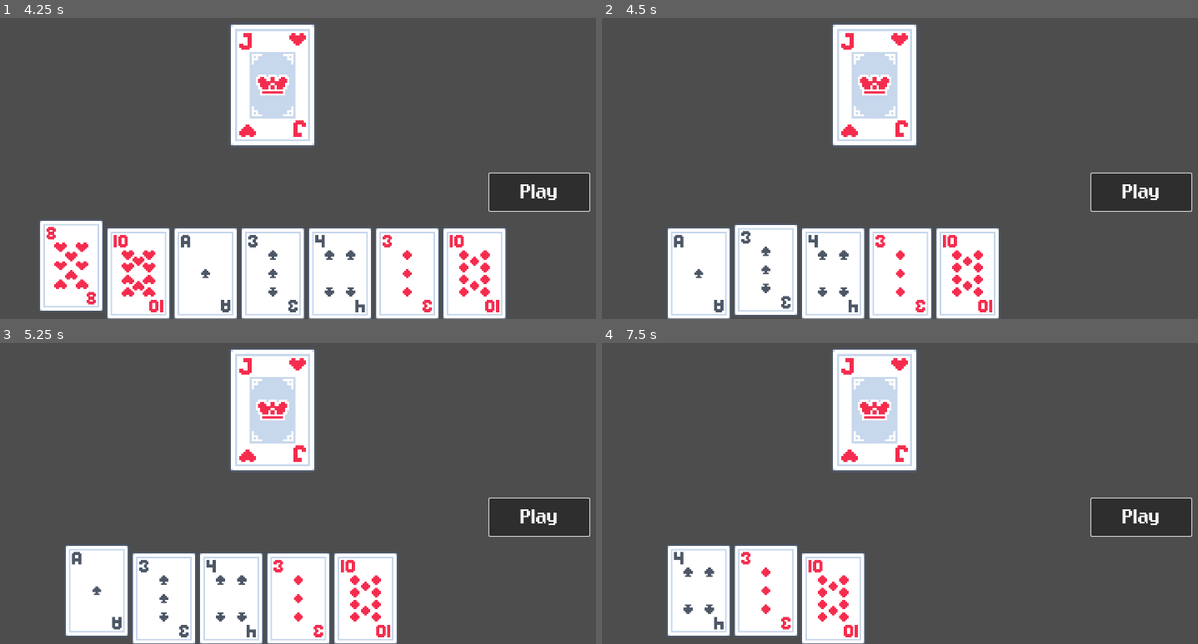
Above: before the commit, frames 1-4 (two rows, left to right).
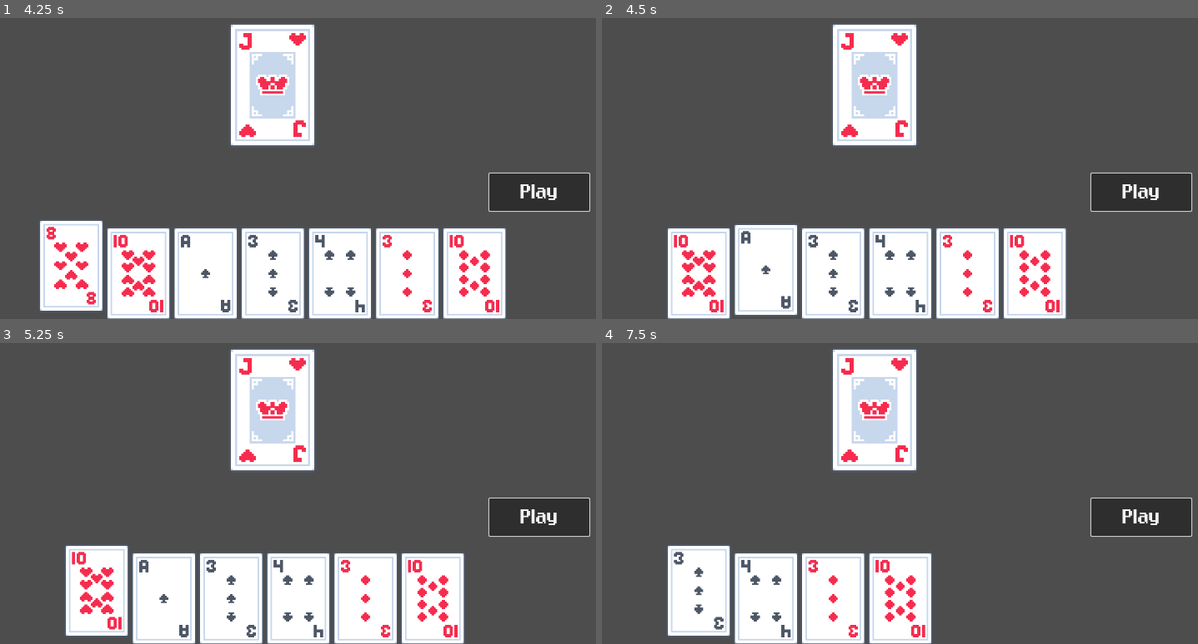
Above: after the commit, the same moments.

Repository: austintian03/regicide-clone
Game: Godot game, scene res://scenes/game.tscn
The game is run twice, just before and just after one commit, with the same random seed, the same clock (stepped at 60 frames per second) and the same inputs.
Inputs (mouse positions are in pixels of both pictures, inside the frame that each line leads up to):
- Up to frame 1 (4.25 s): click "Play" at 0.5 s; click "Play" at 1.25 s; click "Play" at 2 s; tap Enter at 2.75 s; move the mouse to (35, 273) at 2.77 s; press the mouse at (35, 273) at 2.78 s; tap Space at 3.5 s; move the mouse to (71, 273) at 3.52 s; release the mouse at (71, 273) at 3.53 s; right-click (71, 273) at 3.6 s; click (71, 273) at 3.67 s
- Up to frame 2 (4.5 s): tap Enter at 4.25 s; move the mouse to (739, 273) at 4.27 s; press the mouse at (739, 273) at 4.28 s
- Up to frame 3 (5.25 s): tap Space at 5 s; move the mouse to (95, 598) at 5.02 s; release the mouse at (95, 598) at 5.03 s; right-click (95, 598) at 5.1 s; click (95, 598) at 5.17 s
- Up to frame 4 (7.5 s): tap Enter at 5.75 s; move the mouse to (768, 598) at 5.77 s; press the mouse at (768, 598) at 5.78 s; tap Space at 6.5 s; move the mouse to (697, 598) at 6.52 s; release the mouse at (697, 598) at 6.53 s; right-click (697, 598) at 6.6 s; click (697, 598) at 6.67 s; move the mouse to (768, 598) at 7.27 s; press the mouse at (768, 598) at 7.28 s

Frame 1 is identical in both runs. In frame 2, 5.3% of the frame differs, in the area x 12-79%, y 69-100%; in frame 3, 5.4%; in frame 4, 5.3%.

Commit message:
Revert back to using Array[int] member var for selected card ranks instead of Array.map()

Diff:
--- a/scripts/hand_ui.gd
+++ b/scripts/hand_ui.gd
@@ -2,6 +2,7 @@
 extends HBoxContainer
 
 var card_ui_scene = preload("res://scenes/card_ui.tscn")
+var selected_card_ranks: Array[int] = []
 
 func add_and_sort_card(card_resource: CardResource) -> void:
 	"Adds and sorts the hand of CardUI children as elements are added each time. Sort order based on CardResource suit and rank."
@@ -38,12 +39,13 @@
 func _on_card_selected(card_child: CardUI, select_status: String) -> void:
 	if select_status == "select":
 		card_child.add_to_group("Selected Cards")
+		selected_card_ranks.append(card_child.card.rank)
 	elif select_status == "unselect":
 		card_child.remove_from_group("Selected Cards")
+		selected_card_ranks.erase(card_child.card.rank)
 
 	# use SceneTree to call set_selectable() on all cards in Hand based on the ranks of cards in Selected Cards group
-	var card_ranks = get_tree().get_nodes_in_group("Selected Cards").map(func(c): return c.card.rank)
-	get_tree().call_group("Hand", "set_selectable", card_ranks)
+	get_tree().call_group("Hand", "set_selectable", selected_card_ranks)
 
 func hand_size() -> int:
 	return get_child_count()
@@ -67,4 +69,5 @@
 	get_tree().call_group("Selected Cards", "play")
 
 	# reset selectable cards
-	get_tree().call_group("Hand", "set_selectable", [])
+	selected_card_ranks.clear()
+	get_tree().call_group("Hand", "set_selectable", selected_card_ranks)
